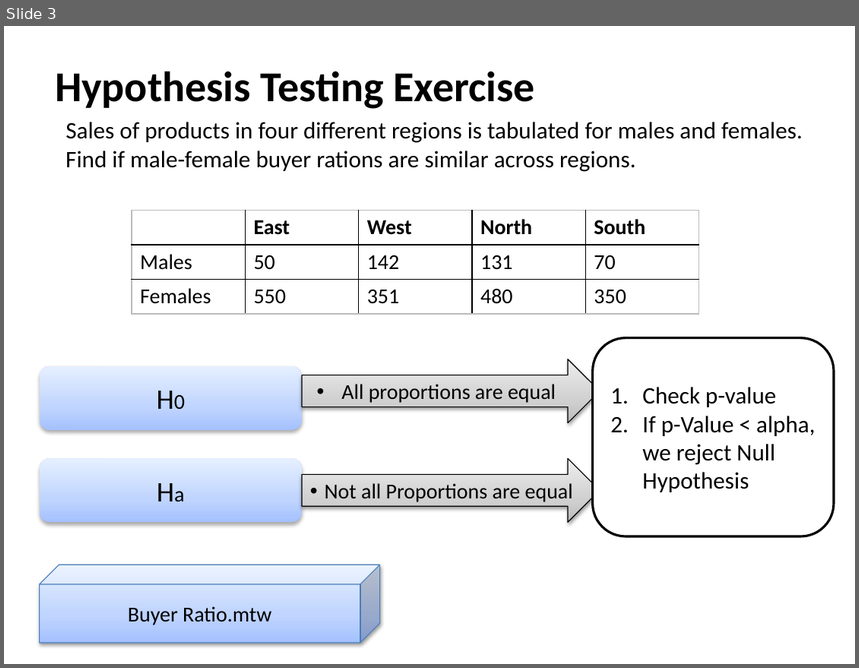
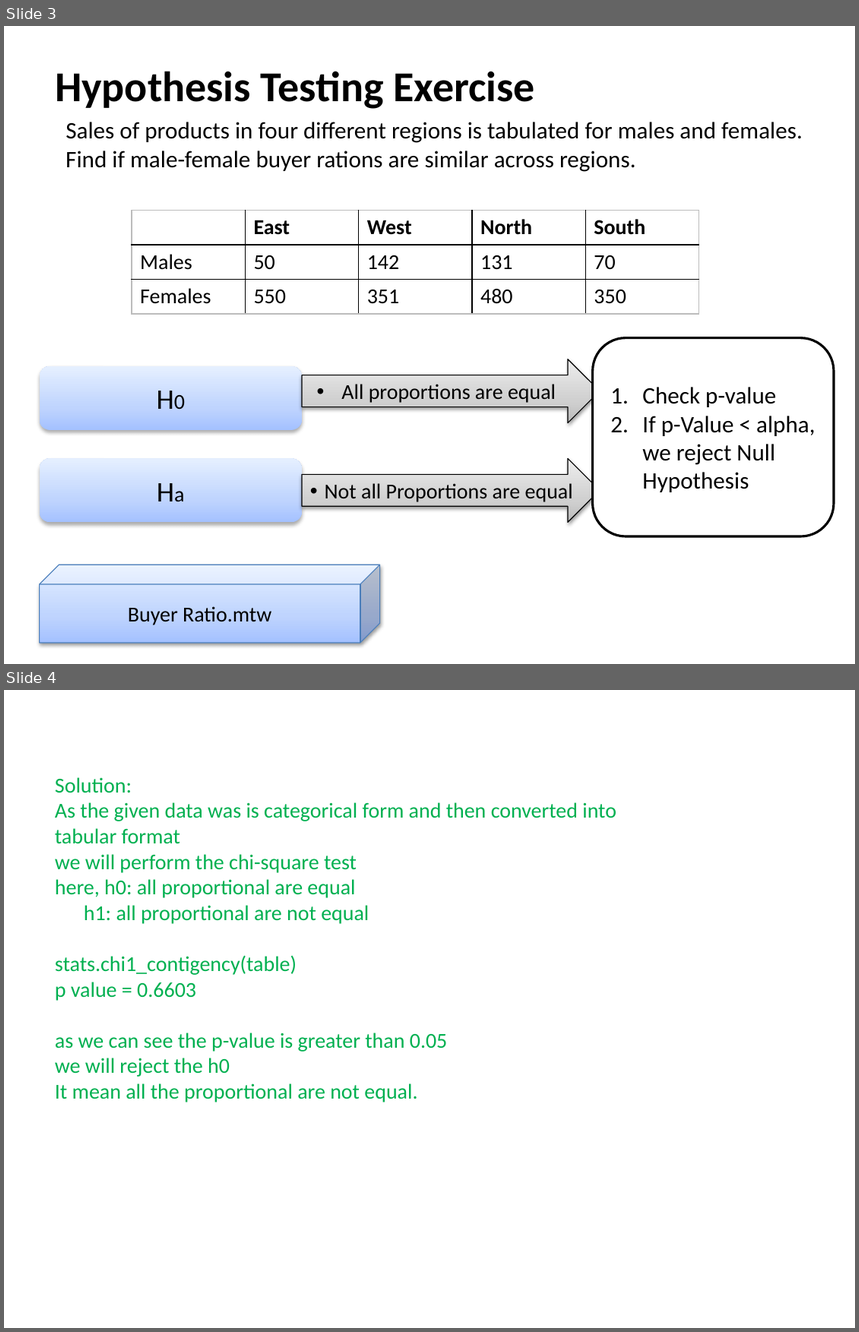
Before and after one commit to Apoorva023/Excelr-Assignment, a slide deck: Hypothesis testing/Hypothesis_Testing_Assignment.pptx. Shown one above the other, each under a label of ours: slide 3 before the commit, slides 3 and 4 after it. The pictures are 859x668 and 859x1332 pixels, drawn with LibreOffice and Linux fonts; fonts in the diff are those of the drawing. Boxes give left, top, right and bottom in pixels: in the first picture for what was removed or moved away, otherwise in the second. Text is boxed around its words. In the diff, an @@ line names an element or a change of style, - is before the commit and + after.

```diff
--- a/Hypothesis testing/Hypothesis_Testing_Assignment.pptx
+++ b/Hypothesis testing/Hypothesis_Testing_Assignment.pptx
@@ slide 4 added at box(4, 690, 855, 1328), background #FFFFFF @@
@@ text added at box(55, 777, 617, 1103), 18 pt, text #00B050 @@
+Solution:
+As the given data was is categorical form and then converted into tabular format
+we will perform the chi-square test
+here, h0: all proportional are equal
+h1: all proportional are not equal
+stats.chi1_contigency(table)
+p value = 0.6603
+as we can see the p-value is greater than 0.05
+we will reject the h0
+It mean all the proportional are not equal.
```
Also in this commit, not shown: 3 slides changed.
